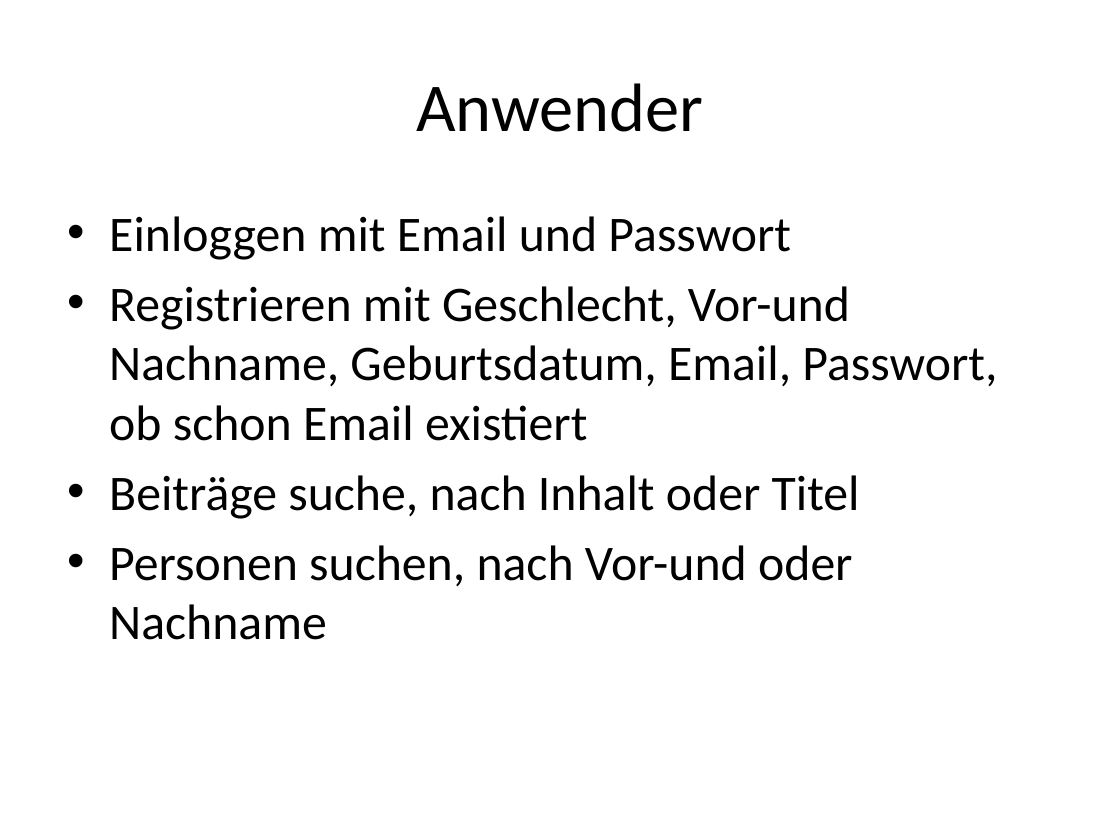
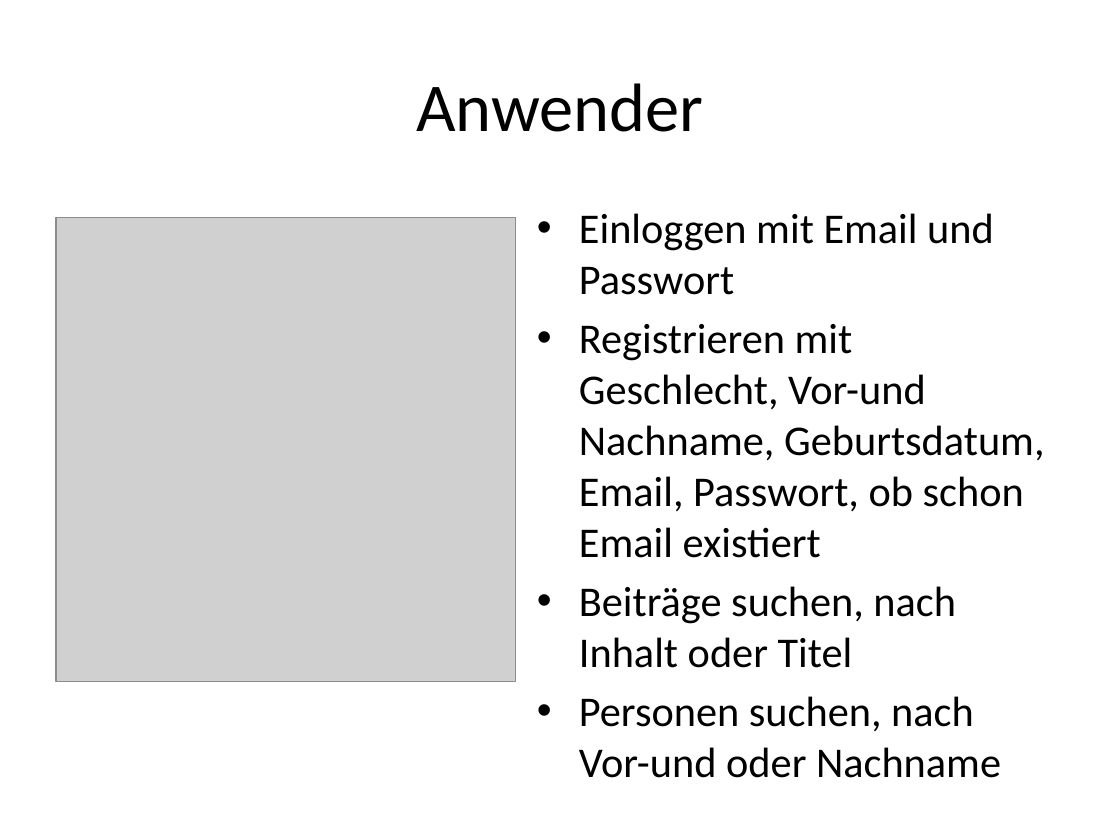
Before and after one commit to Misurecp94/SWE_SocialNetwork, a slide deck: slide 3 of Präsentationen/SocialNetwork_BlueCouch_Präsentation_v0.9.pptx. Drawn at 1120x840 pixels with LibreOffice and Linux fonts; fonts in the diff are those of the drawing; grey boxes stand for pictures. Boxes give left, top, right and bottom in pixels: in the first picture for what was removed or moved away, otherwise in the second. Text is boxed around its words. In the diff, an @@ line names an element or a change of style, - is before the commit and + after.

```diff
--- a/Präsentationen/SocialNetwork_BlueCouch_Präsentation_v0.9.pptx
+++ b/Präsentationen/SocialNetwork_BlueCouch_Präsentation_v0.9.pptx
@@ text "Einloggen mit Email und Passwort": place and size @@
-text "Einloggen mit Email und Passwort" at [109,216,997,640]
+text "Einloggen mit Email und Passwort" at [579,213,1045,778]
@@ picture added at [56,217,515,681] @@
@@ text at [579,213,1045,778]: size 32 to 27.2 pt in "Einloggen mit Email und Passwort", "Registrieren mit Geschlecht, Vor-und Nachname, Geburtsdatum, ...", "Personen suchen, nach Vor-und oder Nachname" @@
@@ text at [579,586,956,668]: text changed; size 32 to 27.2 pt @@
-• Beiträge suche, nach Inhalt oder Titel
+• Beiträge suchen, nach Inhalt oder Titel
```
Also in this commit, not shown: 6 other slides changed, 2 slides added.
